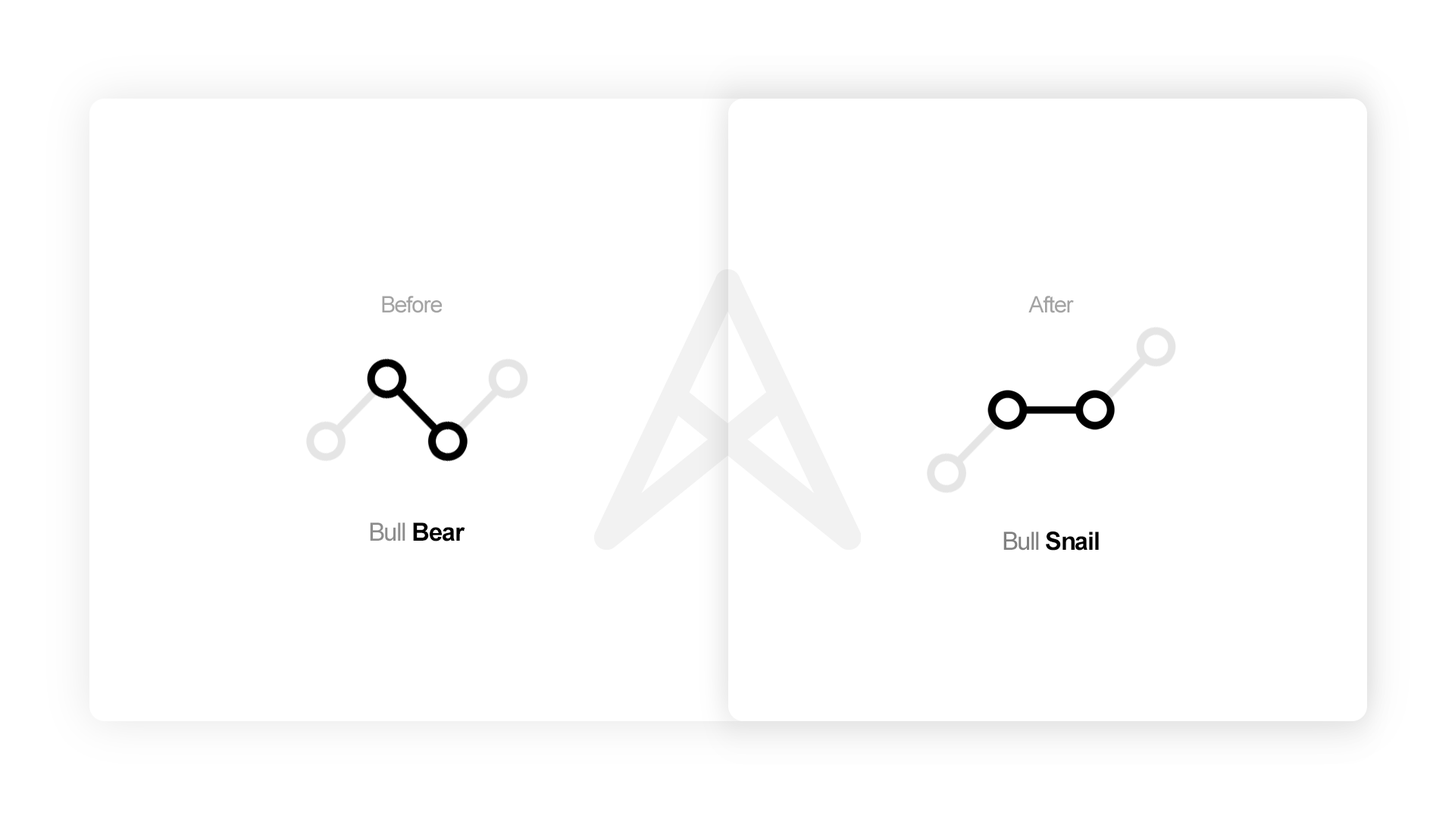
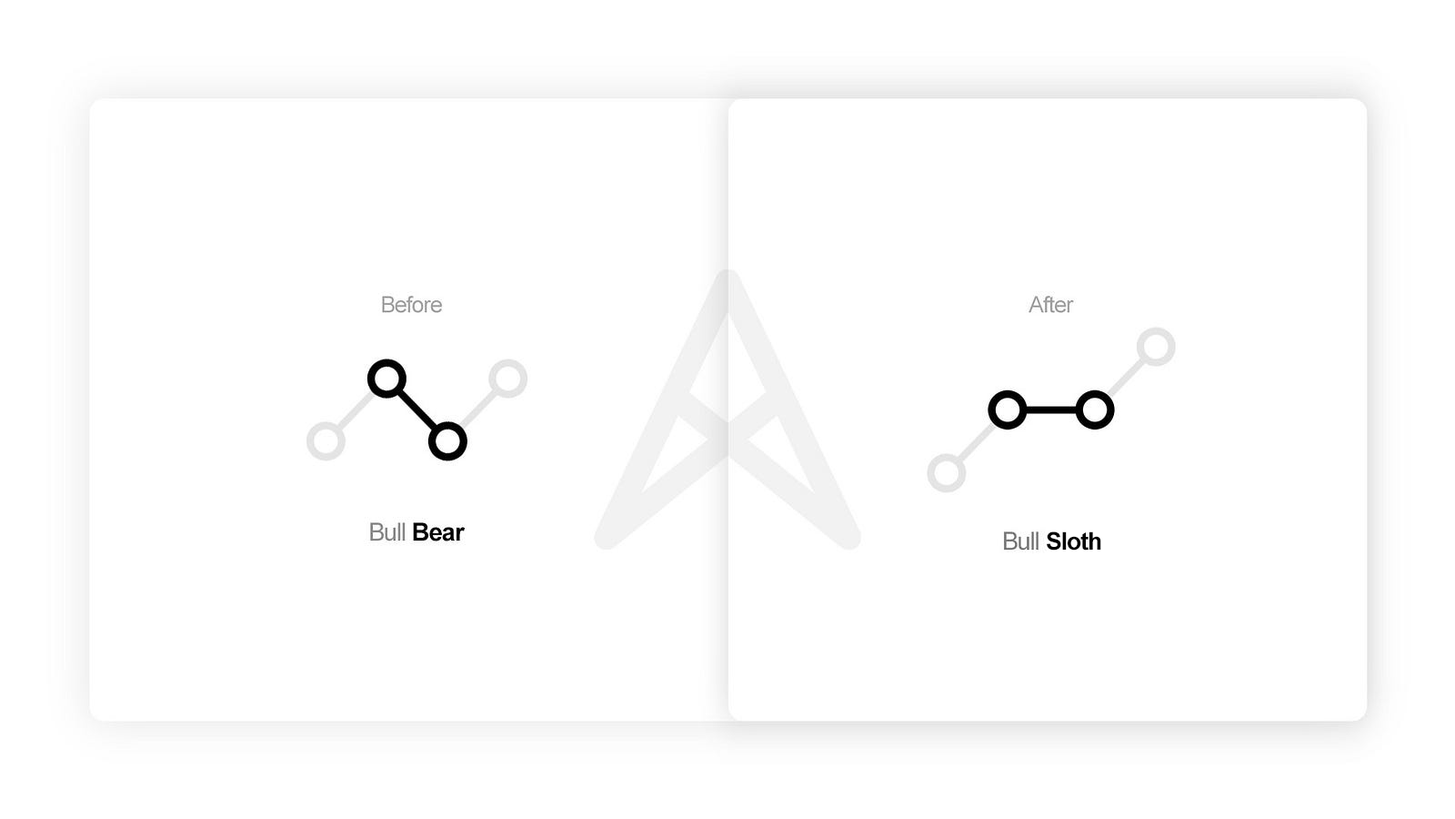
Revision of a layered 1455x819 image; what changed, layer by layer:
renamed "Bull Snail" to "Sloth", moved it above "Background", painted on it over [left=1044, top=531, right=1102, bottom=550]
removed layer "Rectangle 1 copy 2" over [left=1044, top=531, right=1103, bottom=550]
removed layer "Rectangle 1 copy 3" (was 10%) over [left=1044, top=531, right=1103, bottom=550]
removed layer "Rectangle 1 copy" over [left=1044, top=531, right=1103, bottom=550]
removed layer "Rectangle 1" (was 10%) over [left=1044, top=531, right=1103, bottom=550]
removed layer "Layer 0" over [left=1044, top=531, right=1103, bottom=550]
renamed "Ellipse 1 copy 9" to "Background", painted on it over [left=1044, top=531, right=1103, bottom=550]
